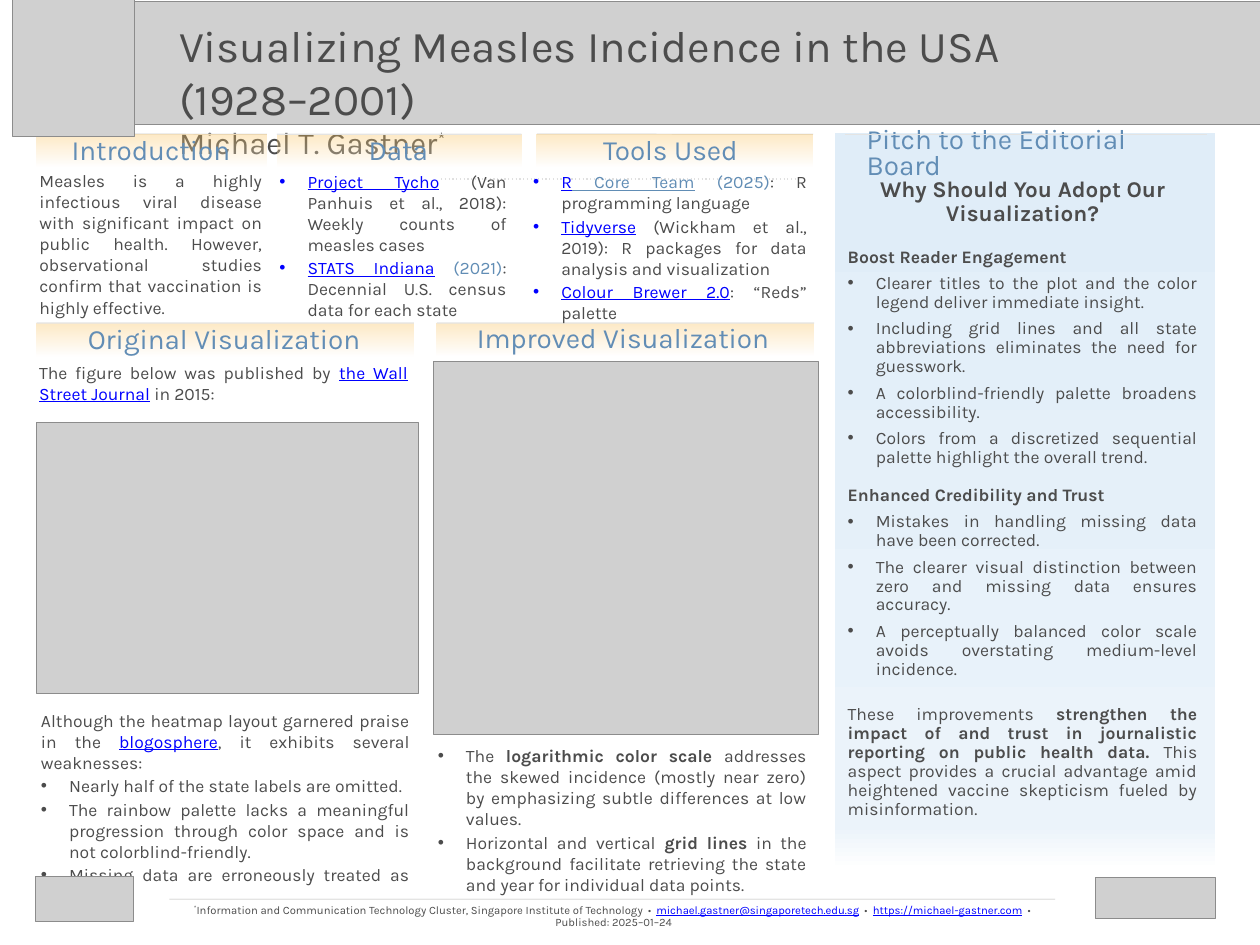
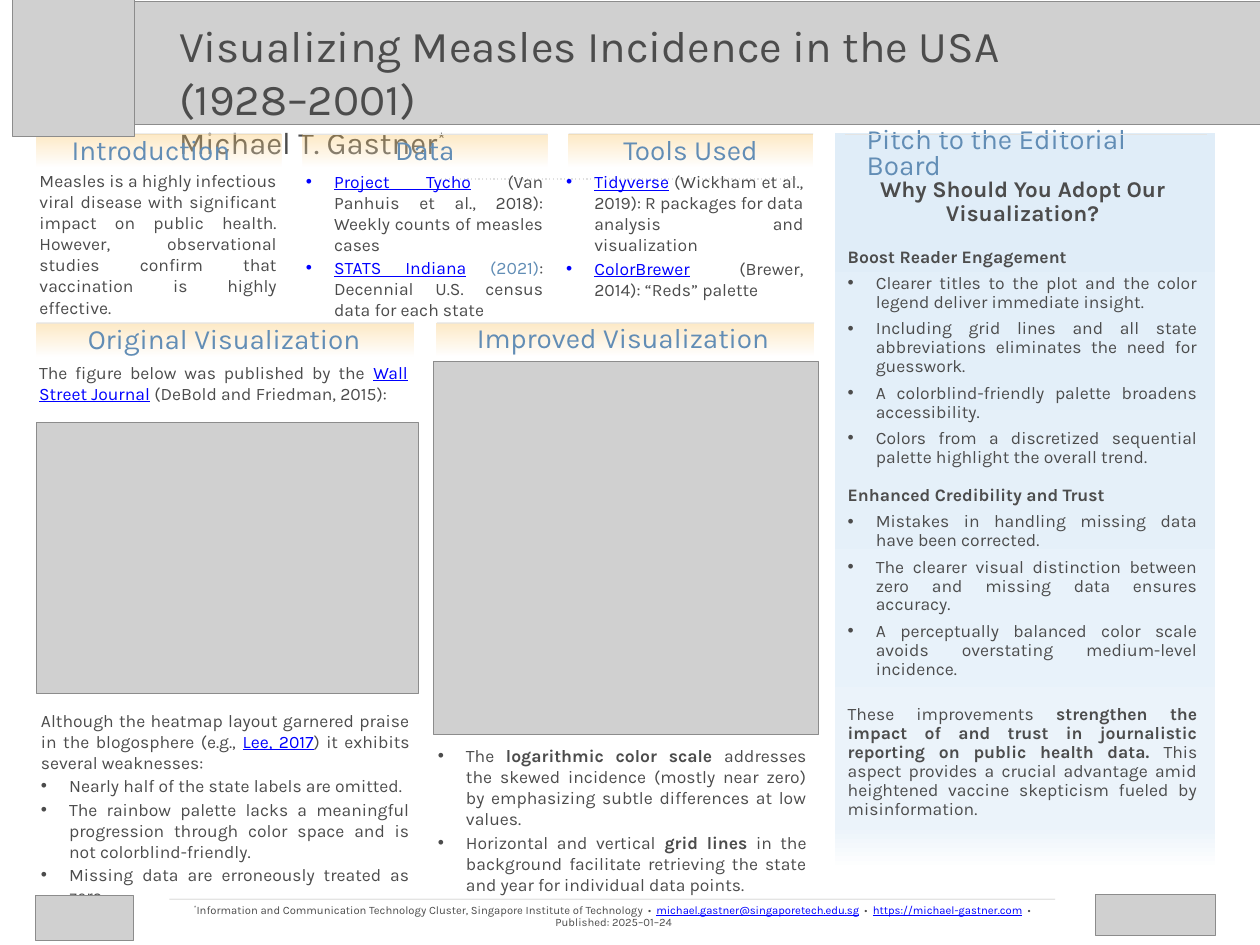
Before and after one commit to mgastner/info_vis_2025_measles_poster, a slide deck: slide 1 of measles_poster.pptx. Drawn at 1260x945 pixels with LibreOffice and Linux fonts; fonts in the diff are those of the drawing; grey boxes stand for pictures. Boxes give left, top, right and bottom in pixels: in the first picture for what was removed or moved away, otherwise in the second. Text is boxed around its words. In the diff, an @@ line names an element or a change of style, - is before the commit and + after.

```diff
--- a/measles_poster.pptx
+++ b/measles_poster.pptx
@@ rectangle: place and size @@
-rectangle at [37,134,267,167]
+rectangle at [37,134,282,167]
@@ line moved from (37, 134) - (267, 134) to (37, 134) - (281, 134) @@
@@ 1 text, 1 rectangle, 1 line: place and size @@
-1 text, 1 rectangle, 1 line at [277,134,522,167]
+1 text, 1 rectangle, 1 line at [302,134,547,167]
@@ text "Tools Used": place and size @@
-text "Tools Used" at [603,141,737,161]
+text "Tools Used" at [623,141,757,161]
@@ rectangle: place and size @@
-rectangle at [536,134,813,167]
+rectangle at [569,134,814,167]
@@ line moved from (536, 134) - (814, 134) to (569, 134) - (814, 134) @@
@@ text "Measles is a highly infectious ..." rewrapped from [39,175,262,314] to [39,175,276,314] @@
@@ text "Project Tycho (Van Panhuis et ..." rewrapped from [308,175,507,316] to [334,175,544,316] @@
@@ text at [561,175,807,214]: paragraph removed @@
-• R Core Team (2025): R programming language
@@ text "Tidyverse (Wickham et al., 2019): ...": place and size @@
-text "Tidyverse (Wickham et al., 2019): ..." at [561,175,807,324]
+text "Tidyverse (Wickham et al., 2019): ..." at [594,175,804,300]
@@ text at [594,262,803,300]: text changed; text colour #0000FF to #4C4C4C @@
-• Colour Brewer 2.0: “Reds” palette
+• ColorBrewer (Brewer, 2014): “Reds” palette
@@ text at [39,367,408,402]: text changed @@
-The figure below was published by the Wall Street Journal in 2015:
+The figure below was published by the Wall Street Journal (DeBold and Friedman, 2015):
@@ text at [41,715,409,769]: text changed @@
-Although the heatmap layout garnered praise in the blogosphere, it exhibits several weaknesses:
+Although the heatmap layout garnered praise in the blogosphere (e.g., Lee, 2017) it exhibits several weaknesses:
@@ picture: place and size @@
-picture at [36,877,134,921]
+picture at [36,895,134,940]
@@ picture: place and size @@
-picture at [1095,878,1215,919]
+picture at [1095,895,1215,936]
```
Also in this commit, not shown: 2 other files.
